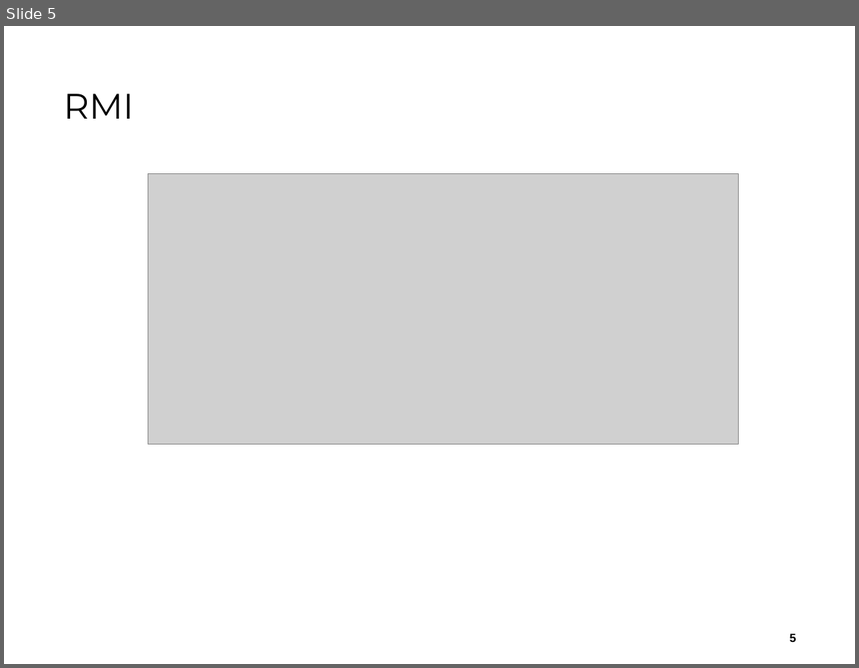
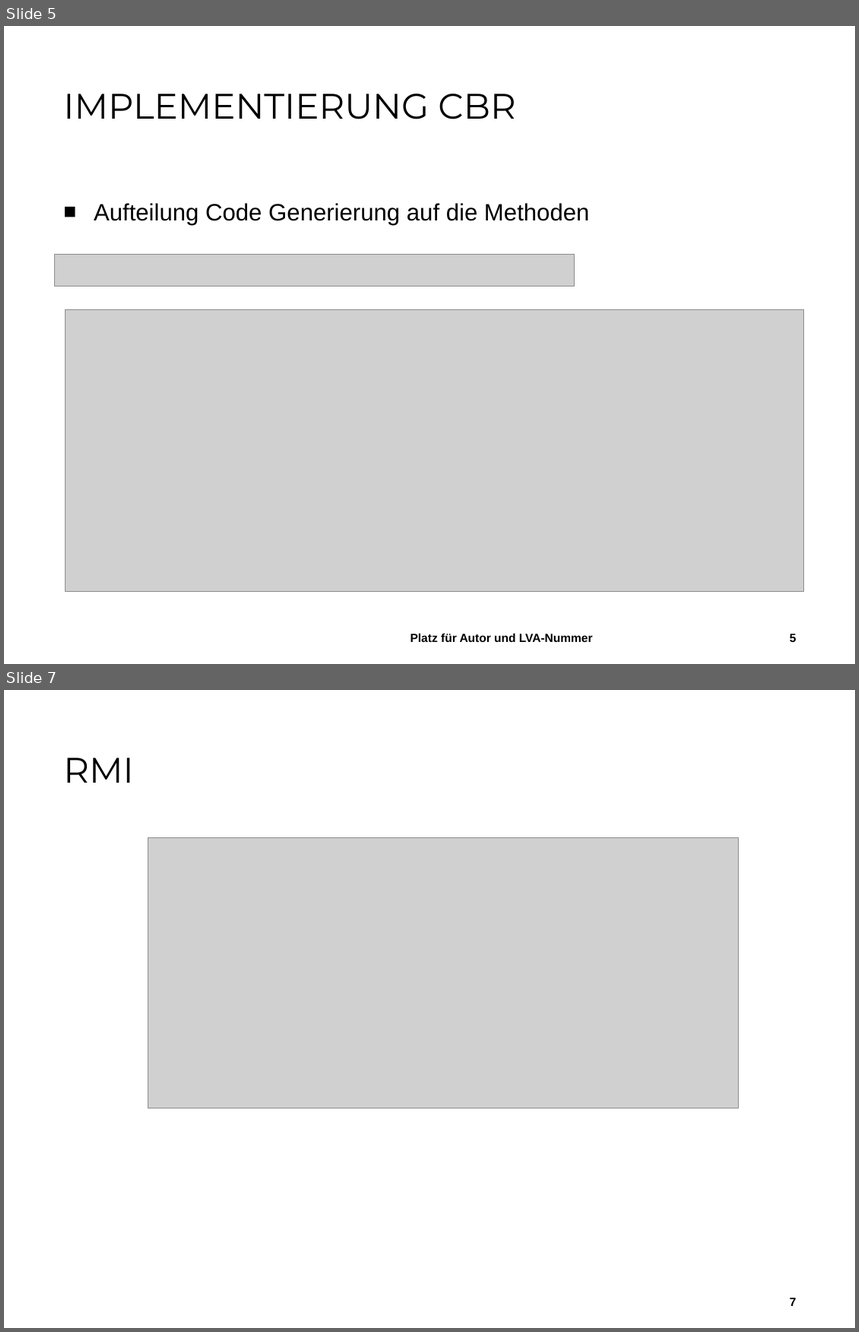
Before and after one commit to aistleithnera/258321_DKE_PR, a slide deck: Dokumente/Zwischenpräsentation Implementierung/Implementierung_Zwischenpraesentation.pptx. Shown one above the other, each under a label of ours: slide 5 before the commit, slides 5 and 7 after it; the slides between them are not shown. The pictures are 859x668 and 859x1332 pixels, drawn with LibreOffice and Linux fonts; fonts in the diff are those of the drawing; grey boxes stand for pictures; background and template pictures are left out. Boxes give left, top, right and bottom in pixels: in the first picture for what was removed or moved away, otherwise in the second. Text is boxed around its words. In the diff, an @@ line names an element or a change of style, - is before the commit and + after.

```diff
--- a/Dokumente/Zwischenpräsentation Implementierung/Implementierung_Zwischenpraesentation.pptx
+++ b/Dokumente/Zwischenpräsentation Implementierung/Implementierung_Zwischenpraesentation.pptx
@@ slide 5 added at bbox=[4, 26, 855, 664], background #FFFFFF @@
@@ title added at bbox=[63, 94, 515, 119], 30 pt, text #000000 @@
+IMPLEMENTIERUNG CBR
@@ text added at bbox=[94, 203, 590, 225], 20 pt, text #000000 @@
+■ Aufteilung Code Generierung auf die Methoden
@@ picture added at bbox=[54, 254, 574, 287] @@
@@ picture added at bbox=[66, 309, 804, 591] @@
@@ text added at bbox=[411, 633, 593, 642], 10 pt, text #000000, bold @@
+Platz für Autor und LVA-Nummer
@@ page number added at bbox=[790, 634, 797, 642], 10 pt, text #000000, bold @@
+5
@@ what was slide 5 is now slide 7 @@
@@ page number at bbox=[790, 1298, 797, 1306]: text changed @@
-5
+7
```
Also in this commit, not shown: 3 other slides added, 2 slides removed.
